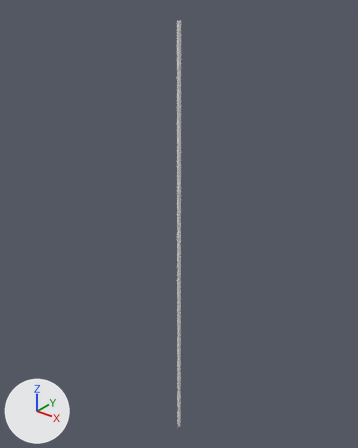
The FBX model Assets/Team24/Models/Wire/Wire.fbx, before and after one commit.
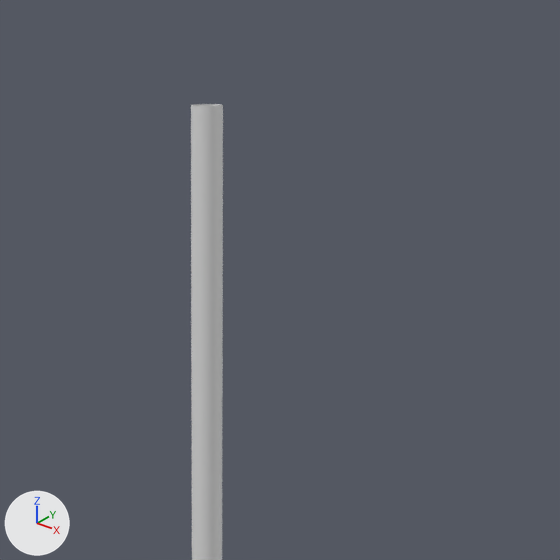
Old and new are each drawn whole from a 50 mm lens placed at (7.18, -8.97, 12.72), pointed at (-0.28, 0.35, 6.94) and again close up on the part from 42% to 64% of the width and 1% to 19% of the height. Arrows for +X, +Y and +Z are at lower left; the lights stay in place. Where no turn or scale is listed for an object, it has been applied to the vertices.

Names of what the first close-up shows: 'WireMesh'.
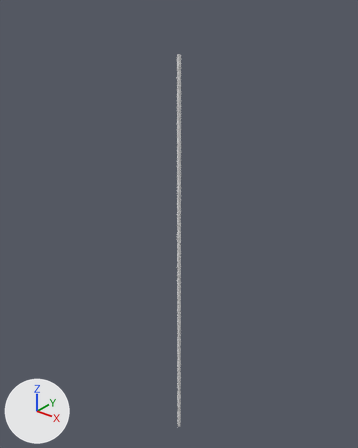
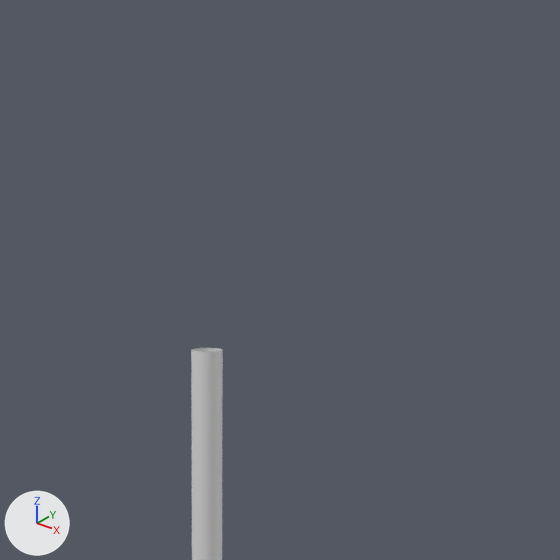
Commit message: Added springy wires to scaffolding

Pixel boxes [x1, y1, x2, y2] of what changed, in the close-ups (560 x 560 px):
```json
{"object": "WireMesh", "change": "reshaped", "before": [191, 104, 223, 560], "after": [191, 348, 223, 560]}
{"part": 1, "of": "me_cylinder", "change": "deleted", "before": [191, 104, 223, 352]}
```

Edits to the scene script, one JSON object a line:
```json
{"block": "me_cylinder", "where": "# used by ob_wiremesh; location = (0.0, 0.0, 0.0)"}
{"op": "remove", "block": "me_cylinder", "code": "me_cylinder.from_pydata(...)  # 840 vertices, 828 faces; spans x -0.05..0.05, y -0.05..0.05, z 0.0..12.0"}
{"op": "add", "block": "me_cylinder", "code": "me_cylinder.from_pydata(...)  # 792 vertices, 780 faces; spans x -0.05..0.05, y -0.05..0.05, z 0.0..11.3"}
{"block": "me_cylinder", "change": "me_cylinder part 1"}
{"block": "me_cylinder", "change": "48 vertices are removed from x -0.05..0.05, y -0.05..0.05, z 11.48..12.0"}
{"block": "me_cylinder", "change": "48 faces are deleted"}
```
